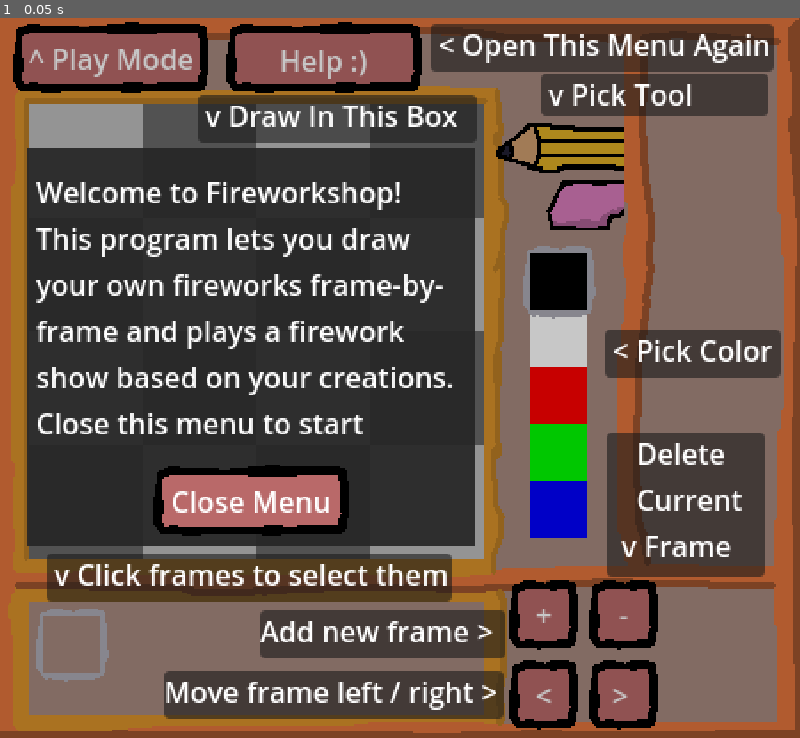
Above: before the commit, frame 1.
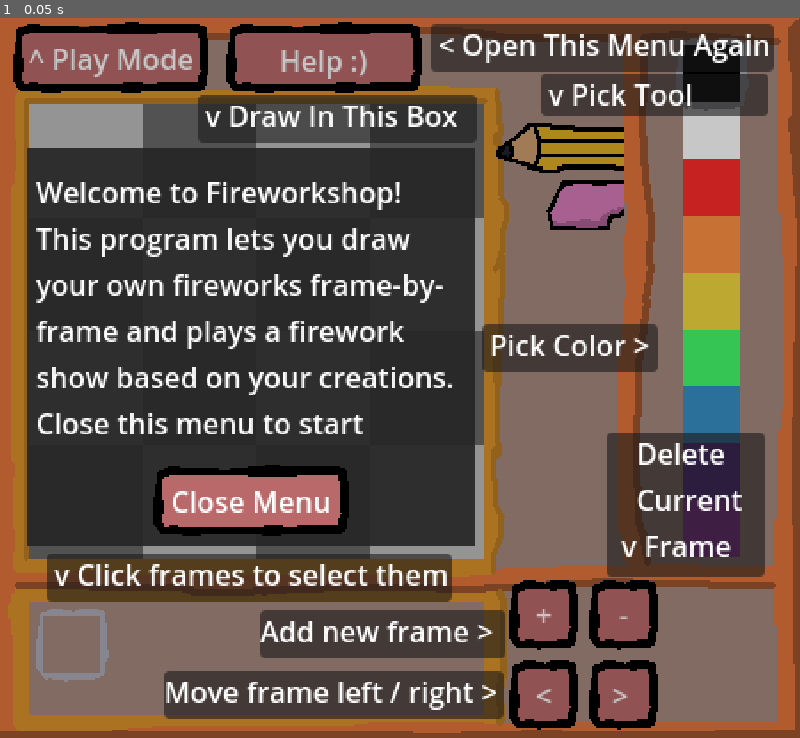
Above: after the commit, the same moment.

Repository: kennethbchen/Fireworkshop-Game
Game: Godot game, scene res://scenes/main.tscn
Same seed, same stepped clock (60 frames per second), same inputs: the game is played once before the commit and once after it. Sound files missing from this copy of the repository are replaced by a short silence.
Inputs:
- Up to frame 1 (0.05 s): no input

The runs differ from the first frame. In frame 1, 9.0% of the frame differs, in the area x 60-98%, y 2-75%.

Commit message:
Added more colors

Diff:
--- a/scenes/main.tscn
+++ b/scenes/main.tscn
@@ -181,10 +181,10 @@
 
 [node name="Panel2" type="Panel" parent="HelpUI/Help2"]
 layout_mode = 0
-offset_left = 340.0
-offset_top = 175.0
-offset_right = 439.0
-offset_bottom = 202.0
+offset_left = 271.0
+offset_top = 172.0
+offset_right = 370.0
+offset_bottom = 199.0
 metadata/_edit_group_ = true
 
 [node name="Label" type="Label" parent="HelpUI/Help2/Panel2"]
@@ -194,7 +194,7 @@
 anchor_bottom = 1.0
 grow_horizontal = 2
 grow_vertical = 2
-text = " < Pick Color"
+text = " Pick Color >"
 
 [node name="Panel8" type="Panel" parent="HelpUI/Help2"]
 layout_mode = 0
@@ -409,12 +409,12 @@
 [node name="SwatchPicker" type="Control" parent="CreateModeUI"]
 layout_mode = 3
 anchors_preset = 0
-offset_left = 298.0
-offset_top = 132.0
-offset_right = 298.0
-offset_bottom = 132.0
+offset_left = 384.0
+offset_top = 15.0
+offset_right = 384.0
+offset_bottom = 15.0
 script = ExtResource("6_f3tm5")
-colors = Array[Color]([Color(0, 0, 0, 1), Color(1, 1, 1, 1), Color(1, 0, 0, 1), Color(0, 1, 0, 1), Color(0, 0, 1, 1)])
+colors = Array[Color]([Color(0, 0, 0, 1), Color(1, 1, 1, 1), Color(1, 0.17, 0.17, 1), Color(1, 0.568333, 0.26, 1), Color(0.94879, 0.849116, 0.252699, 1), Color(0.2673, 0.99, 0.423885, 1), Color(0.2184, 0.56472, 0.78, 1), Color(0.35728, 0.1624, 0.58, 1), Color(0.587733, 0.192, 0.64, 1)])
 
 [node name="SwatchContainer" type="GridContainer" parent="CreateModeUI/SwatchPicker"]
 layout_mode = 0
